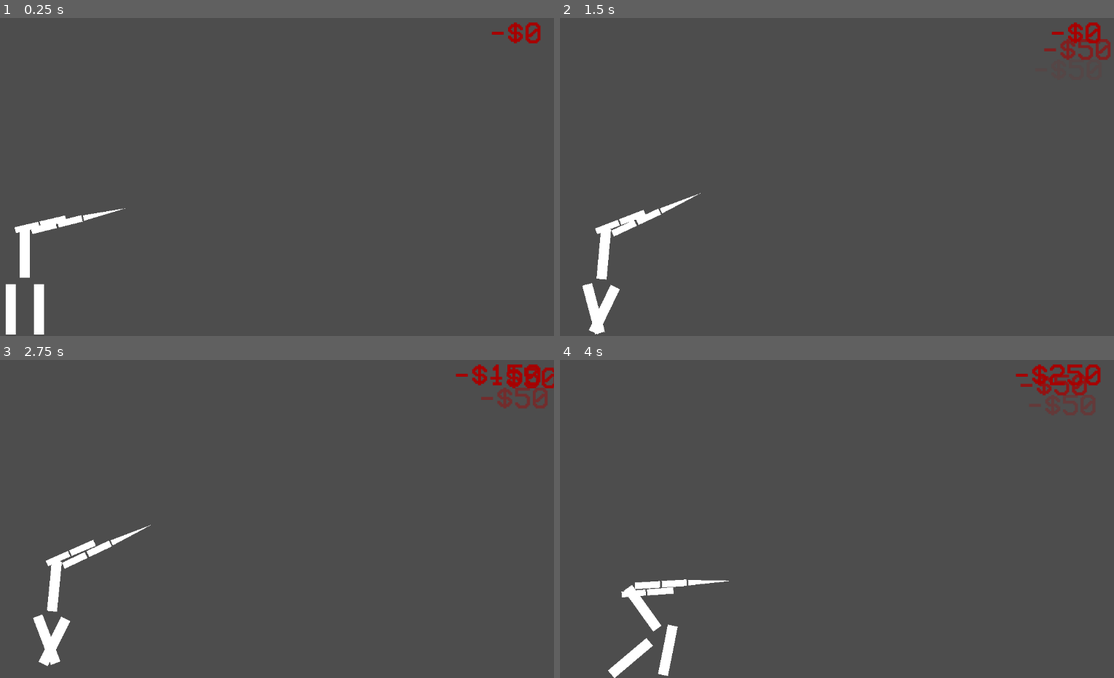
Above: before the commit, frames 1-4 (two rows, left to right).
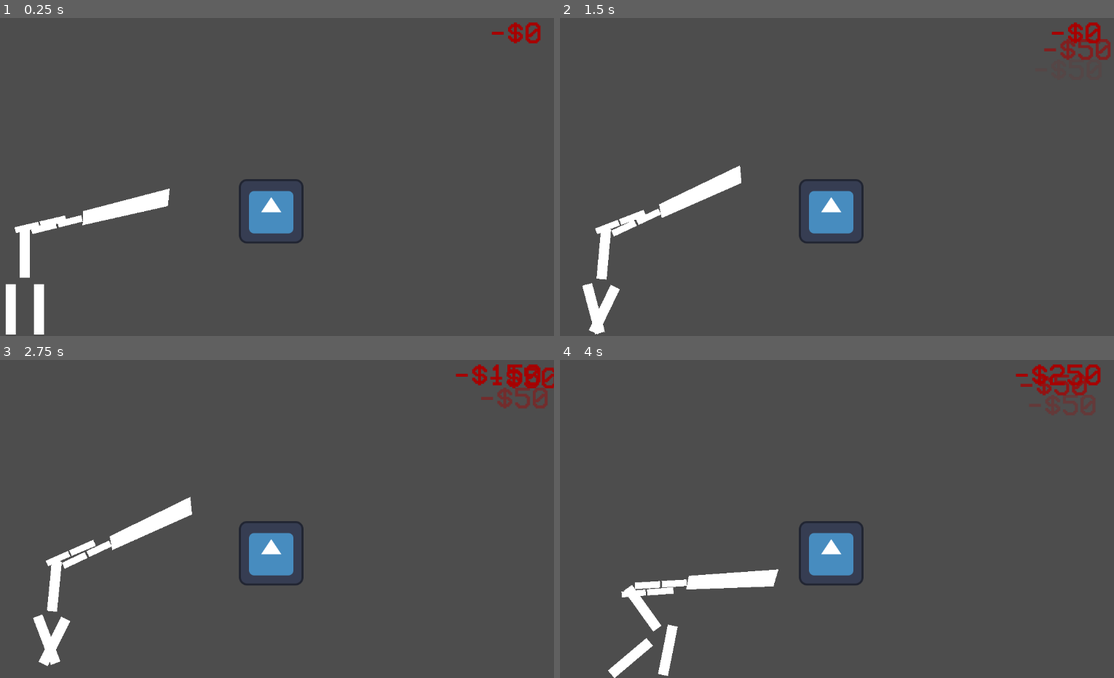
Above: after the commit, the same moments.

Repository: Resben/trijam285
Game: Godot game, scene res://scenes/main.tscn
The game is run twice, just before and just after one commit, with the same random seed, the same clock (stepped at 60 frames per second) and the same inputs. The engine's default icon, where the game draws it, is replaced by a stand-in: a white triangle on a blue panel in a dark square.
Inputs (mouse positions are in pixels of both pictures, inside the frame that each line leads up to):
- Up to frame 1 (0.25 s): no input
- Up to frame 2 (1.5 s): tap Enter at 0.5 s; move the mouse to (953, 157) at 0.52 s; hold D (right) 0.53-1.28 s; tap T (test) at 0.6, 1.35 s; move the mouse to (709, 189) at 1.27 s; hold A (left) from 1.28 s (still down)
- Up to frame 3 (2.75 s): move the mouse to (321, 442) at 2.02 s; release A (left) at 2.03 s; hold D (right) from 2.03 s (still down); tap T (test) at 2.1 s
- Up to frame 4 (4 s): move the mouse to (792, 579) at 2.77 s; tap T (test) at 2.85, 3.6 s; move the mouse to (997, 563) at 3.52 s; release D (right) at 3.53 s; hold A (left) from 3.53 s (still down)

The runs differ from the first frame. In frame 1, 2.1% of the frame differs, in the area x 14-55%, y 50-71%; in frame 2, 2.1%; in frame 3, 2.1%; in frame 4, 2.1%, in the area x 22-55%, y 50-73%.

Commit message:
[Feature] Destroyables (53 minutes)

Diff:
--- a/scenes/destroyable.gd
+++ b/scenes/destroyable.gd
@@ -1 +1,47 @@
 extends RigidBody2D
+
+@export var brokensprite : Texture2D
+@export var sprite : Texture2D
+@export var painted : Texture2D
+@export var painted_and_broken : Texture2D
+
+var health = 5
+var is_painted = false
+var is_broken = false
+
+func _ready():
+	change_texture()
+	gravity_scale = 0
+
+func _on_body_entered(body : Node2D):
+	var type = "hit"
+	if body.has_method("get_type"):
+		if body.get_type() == "paint":
+			if !is_painted:
+				body.painted()
+				change_texture()
+				is_painted = true
+				get_node("/root/Main/UI").add_score(50)
+
+	gravity_scale = 1
+
+	if linear_velocity.length() > 5:
+		health -= 1
+		if health == 0:
+			if !is_broken:
+				$CollisionShape2D.disabled = true
+				collision_layer = 4
+				collision_mask = 2
+				is_broken = true
+				change_texture()
+				get_node("/root/Main/UI").add_score(100)
+
+func change_texture():
+	if is_broken && is_painted:
+		$Sprite2D.texture = painted_and_broken
+	elif is_painted:
+		$Sprite2D.texture = painted
+	elif is_broken:
+		$Sprite2D.texture = brokensprite
+	else:
+		$Sprite2D.texture = sprite
--- a/scenes/destroyable.tscn
+++ b/scenes/destroyable.tscn
@@ -1,10 +1,26 @@
-[gd_scene load_steps=2 format=3 uid="uid://dacinxy0g5s4f"]
+[gd_scene load_steps=4 format=3 uid="uid://dacinxy0g5s4f"]
 
 [ext_resource type="Script" path="res://scenes/destroyable.gd" id="1_ln4rj"]
+[ext_resource type="Texture2D" uid="uid://c68kmabs54e4q" path="res://icon.svg" id="2_5ac3s"]
+
+[sub_resource type="RectangleShape2D" id="RectangleShape2D_7mbyg"]
+size = Vector2(128, 128)
 
 [node name="Destroyable" type="RigidBody2D"]
+collision_layer = 2
+collision_mask = 3
+max_contacts_reported = 1
+contact_monitor = true
 script = ExtResource("1_ln4rj")
+brokensprite = ExtResource("2_5ac3s")
+sprite = ExtResource("2_5ac3s")
+painted = ExtResource("2_5ac3s")
+painted_and_broken = ExtResource("2_5ac3s")
+
+[node name="Sprite2D" type="Sprite2D" parent="."]
+texture = ExtResource("2_5ac3s")
 
 [node name="CollisionShape2D" type="CollisionShape2D" parent="."]
+shape = SubResource("RectangleShape2D_7mbyg")
 
-[node name="Sprite2D" type="Sprite2D" parent="."]
+[connection signal="body_entered" from="." to="." method="_on_body_entered"]
--- a/scenes/main.tscn
+++ b/scenes/main.tscn
@@ -1,11 +1,12 @@
-[gd_scene load_steps=5 format=3 uid="uid://uj06veavjxe0"]
+[gd_scene load_steps=6 format=3 uid="uid://uj06veavjxe0"]
 
 [ext_resource type="Script" path="res://scenes/main.gd" id="1_gxkpx"]
 [ext_resource type="PackedScene" uid="uid://i5v4kcgwf257" path="res://scenes/player.tscn" id="2_3wlac"]
 [ext_resource type="PackedScene" uid="uid://vje1eler1a26" path="res://scenes/ui.tscn" id="2_iy48f"]
+[ext_resource type="PackedScene" uid="uid://dacinxy0g5s4f" path="res://scenes/destroyable.tscn" id="4_0pa8s"]
 
 [sub_resource type="RectangleShape2D" id="RectangleShape2D_5fr72"]
-size = Vector2(4947, 18)
+size = Vector2(4947, 761)
 
 [node name="Main" type="Node2D"]
 script = ExtResource("1_gxkpx")
@@ -26,8 +27,11 @@
 collision_layer = 2
 
 [node name="CollisionShape2D" type="CollisionShape2D" parent="Ground"]
-position = Vector2(1653.5, 655)
+position = Vector2(1653.5, 1026.5)
 shape = SubResource("RectangleShape2D_5fr72")
 
 [node name="Player" parent="." instance=ExtResource("2_3wlac")]
 position = Vector2(104, 484)
+
+[node name="Destroyable" parent="." instance=ExtResource("4_0pa8s")]
+position = Vector2(592, 400)
--- /dev/null
+++ b/scenes/mop.gd
@@ -0,0 +1,24 @@
+extends StaticBody2D
+
+@export var mop : Texture2D
+@export var mop_painted : Texture2D
+
+var paint = 0
+
+func get_type():
+	if paint > 0:
+		return "paint"
+	else:
+		return "hit"
+
+func painted():
+	if paint > 0:
+		paint -= 1
+
+	if paint == 0:
+		$Sprite2D.texture = mop
+
+func add_paint(num):
+	paint = num
+	if paint > 0:
+		$Sprite2D.texture = mop_painted
--- /dev/null
+++ b/scenes/mop.tscn
@@ -0,0 +1,19 @@
+[gd_scene load_steps=3 format=3 uid="uid://c4gwl0cntq6ru"]
+
+[ext_resource type="Script" path="res://scenes/mop.gd" id="1_bf6a1"]
+
+[sub_resource type="RectangleShape2D" id="RectangleShape2D_utly1"]
+size = Vector2(191, 38)
+
+[node name="Mop" type="StaticBody2D"]
+collision_mask = 2
+script = ExtResource("1_bf6a1")
+
+[node name="Sprite2D" type="Sprite2D" parent="."]
+
+[node name="Polygon2D" type="Polygon2D" parent="."]
+polygon = PackedVector2Array(1, -13, -6, 14, 167, 18, 179, -15)
+
+[node name="CollisionShape2D" type="CollisionShape2D" parent="."]
+position = Vector2(85.5, 1)
+shape = SubResource("RectangleShape2D_utly1")
--- a/scenes/player.gd
+++ b/scenes/player.gd
@@ -43,8 +43,6 @@
 	var distance = abs(hip.global_position.y - 532)
 	var scale_value = distance / 50 + 1
 
-	print(hip.global_position.y)
-
 	if hip.global_position.y > 536:
 		hip.constant_force += Vector2(0, -600) * delta * scale_value
 		left_leg.constant_force += Vector2(0, 75) * delta * scale_value
@@ -65,7 +63,8 @@
 		state = "standing up"
 
 	if last_state != state:
-		print("switched from (" + last_state + ") to (" + state + ")")
+		#print("switched from (" + last_state + ") to (" + state + ")")
+		pass
 
 func rotate_leg(delta):
 		if leg:
--- a/scenes/player.tscn
+++ b/scenes/player.tscn
@@ -1,6 +1,7 @@
 [gd_scene load_steps=15 format=3 uid="uid://i5v4kcgwf257"]
 
 [ext_resource type="Script" path="res://scenes/player.gd" id="1_ytp0x"]
+[ext_resource type="PackedScene" uid="uid://c4gwl0cntq6ru" path="res://scenes/mop.tscn" id="2_miyk6"]
 
 [sub_resource type="SkeletonModification2DPhysicalBones" id="SkeletonModification2DPhysicalBones_lxs2s"]
 physical_bone_chain_length = 3
@@ -49,9 +50,6 @@
 [sub_resource type="RectangleShape2D" id="RectangleShape2D_frobt"]
 size = Vector2(49, 13)
 
-[sub_resource type="RectangleShape2D" id="RectangleShape2D_4616f"]
-size = Vector2(86, 13)
-
 [sub_resource type="RectangleShape2D" id="RectangleShape2D_bbv5t"]
 size = Vector2(20, 104)
 
@@ -127,6 +125,7 @@
 polygon = PackedVector2Array(0, -5, 0, 7, -52, 7, -52, -6)
 
 [node name="StaticBody2D" type="StaticBody2D" parent="Hip/Back/LeftArm/LeftUpperArm"]
+collision_mask = 2
 
 [node name="CollisionShape2D" type="CollisionShape2D" parent="Hip/Back/LeftArm/LeftUpperArm/StaticBody2D"]
 position = Vector2(-26, 0.5)
@@ -161,6 +160,7 @@
 polygon = PackedVector2Array(3, -6, 3, 7, 52, 7, 52, -6)
 
 [node name="StaticBody2D" type="StaticBody2D" parent="Hip/Back/RightArm/RightUpperArm"]
+collision_mask = 2
 
 [node name="CollisionShape2D" type="CollisionShape2D" parent="Hip/Back/RightArm/RightUpperArm/StaticBody2D"]
 position = Vector2(27.5, 0.5)
@@ -173,16 +173,7 @@
 length = 60.0
 bone_angle = 0.0
 
-[node name="Polygon2D" type="Polygon2D" parent="Hip/Back/RightArm/RightUpperArm/Mop"]
-position = Vector2(-58, 0)
-polygon = PackedVector2Array(57, -5, 57, 6, 144, 2)
-
-[node name="StaticBody2D" type="StaticBody2D" parent="Hip/Back/RightArm/RightUpperArm/Mop"]
-position = Vector2(-58, 0)
-
-[node name="CollisionShape2D" type="CollisionShape2D" parent="Hip/Back/RightArm/RightUpperArm/Mop/StaticBody2D"]
-position = Vector2(100, 0.5)
-shape = SubResource("RectangleShape2D_4616f")
+[node name="Mop" parent="Hip/Back/RightArm/RightUpperArm/Mop" instance=ExtResource("2_miyk6")]
 
 [node name="PB_Hip" type="PhysicalBone2D" parent="."]
 position = Vector2(0, 48)
